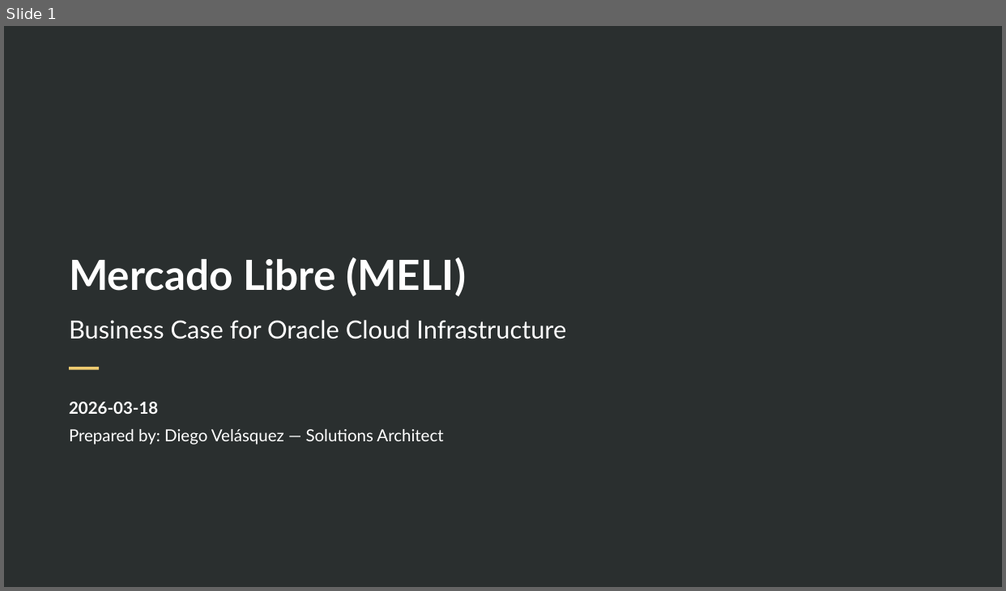
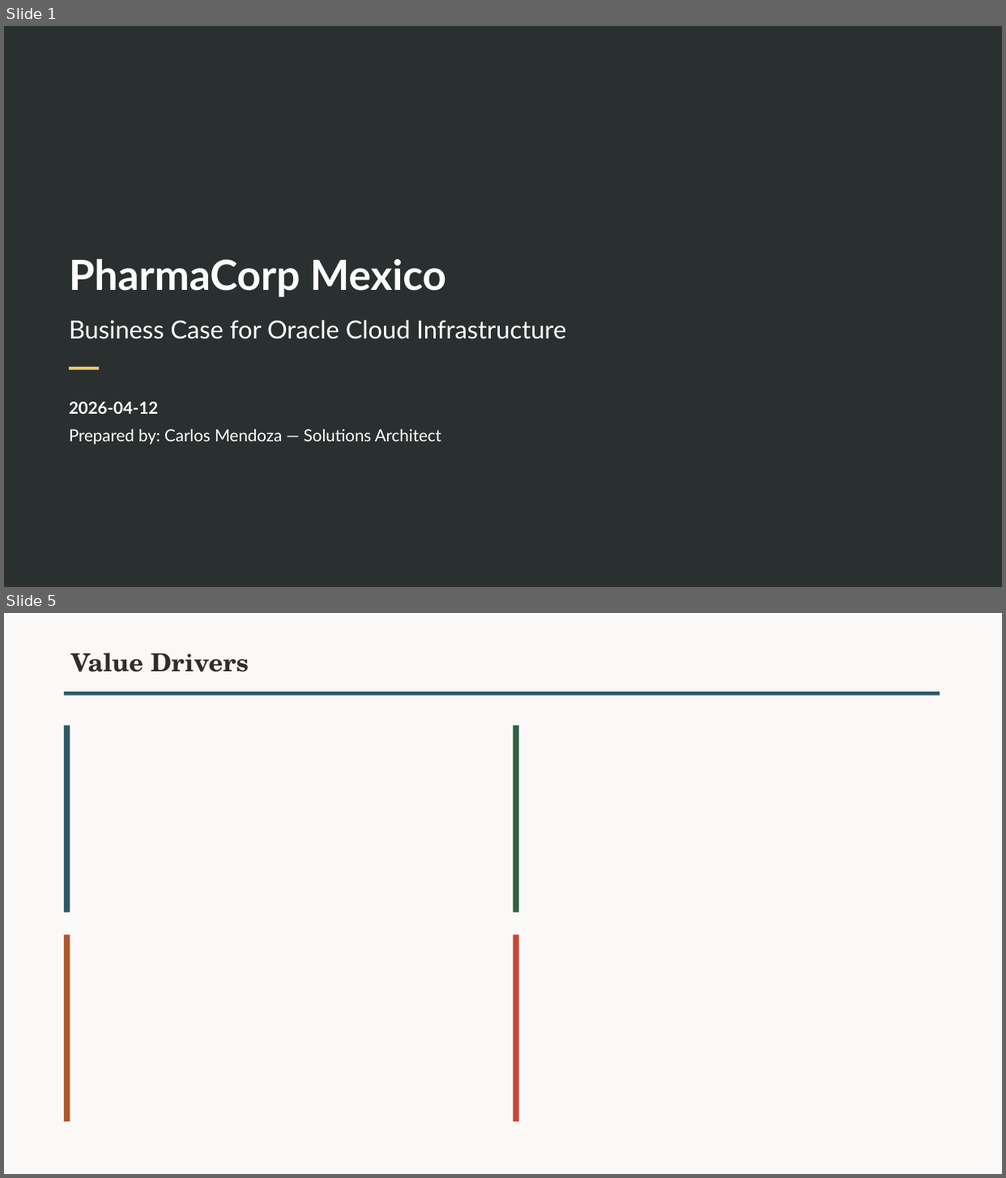
Before and after one commit to Diegoecab/oci-deal-accelerator, a slide deck: examples/output-demo-pharma-mx/opt08-business-case.pptx. Shown one above the other, each under a label of ours: slide 1 before the commit, slides 1 and 5 after it; the slides between them are not shown. The pictures are 1006x591 and 1006x1178 pixels, drawn with LibreOffice and Linux fonts; fonts in the diff are those of the drawing; background and template pictures are left out. Boxes give left, top, right and bottom in pixels: in the first picture for what was removed or moved away, otherwise in the second. Text is boxed around its words. In the diff, an @@ line names an element or a change of style, - is before the commit and + after.

```diff
--- a/examples/output-demo-pharma-mx/opt08-business-case.pptx
+++ b/examples/output-demo-pharma-mx/opt08-business-case.pptx
@@ slide 5 added at bbox=[4, 613, 1002, 1174], background #FBF9F8 @@
@@ text added at bbox=[71, 653, 249, 672], 24 pt, text #312D2A, bold @@
+Value Drivers
@@ rectangle added at bbox=[64, 692, 940, 696], fill #2C5967 @@
@@ rectangle added at bbox=[64, 726, 70, 913], fill #2C5967 @@
@@ rectangle added at bbox=[513, 726, 519, 913], fill #2B6242 @@
@@ rectangle added at bbox=[64, 935, 70, 1122], fill #AE562C @@
@@ rectangle added at bbox=[513, 935, 519, 1122], fill #C74634 @@
@@ slide 1 changed as well @@
@@ title at bbox=[69, 259, 446, 297]: text changed @@
-Mercado Libre (MELI)
+PharmaCorp Mexico
@@ text at bbox=[69, 402, 158, 414]: text changed @@
-2026-03-18
+2026-04-12
@@ text at bbox=[69, 429, 441, 445]: text changed @@
-Prepared by: Diego Velásquez — Solutions Architect
+Prepared by: Carlos Mendoza — Solutions Architect
```
Also in this commit, not shown: 2 other slides changed, 5 other slides added, 7 slides removed, 4 other files.
